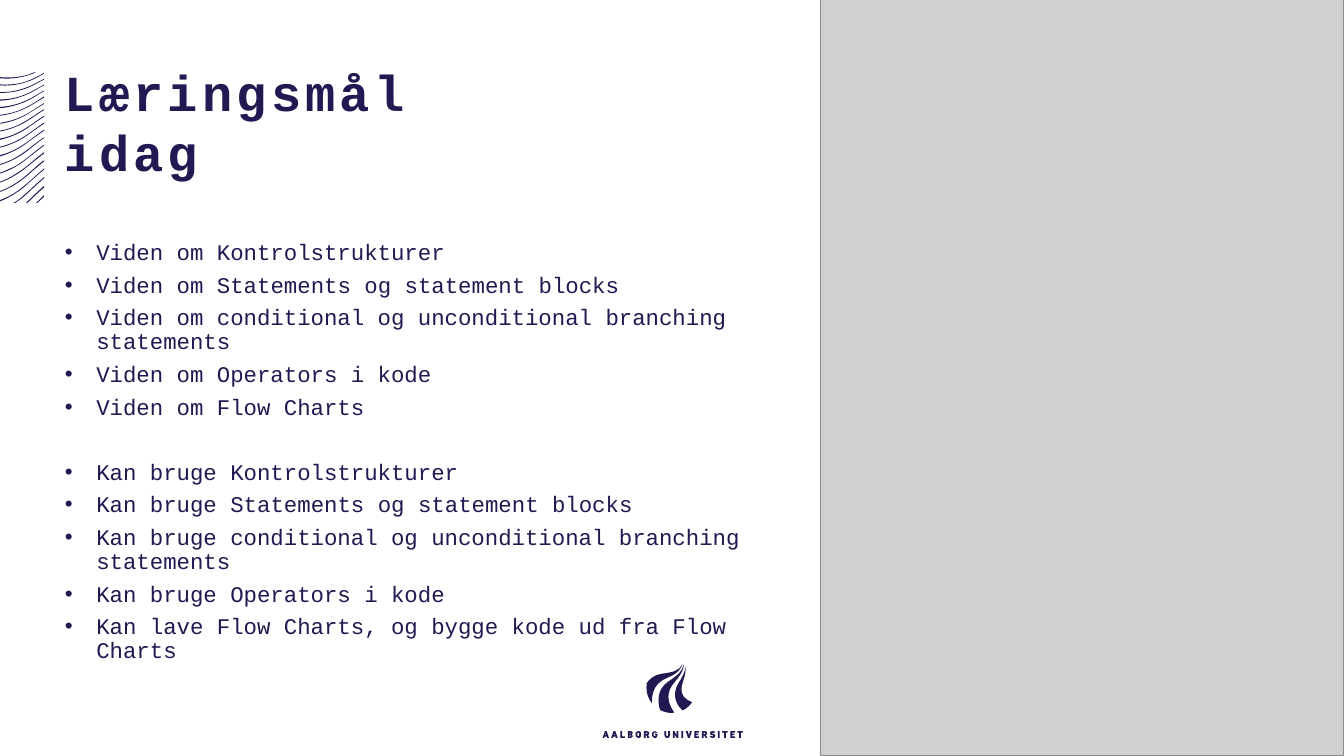
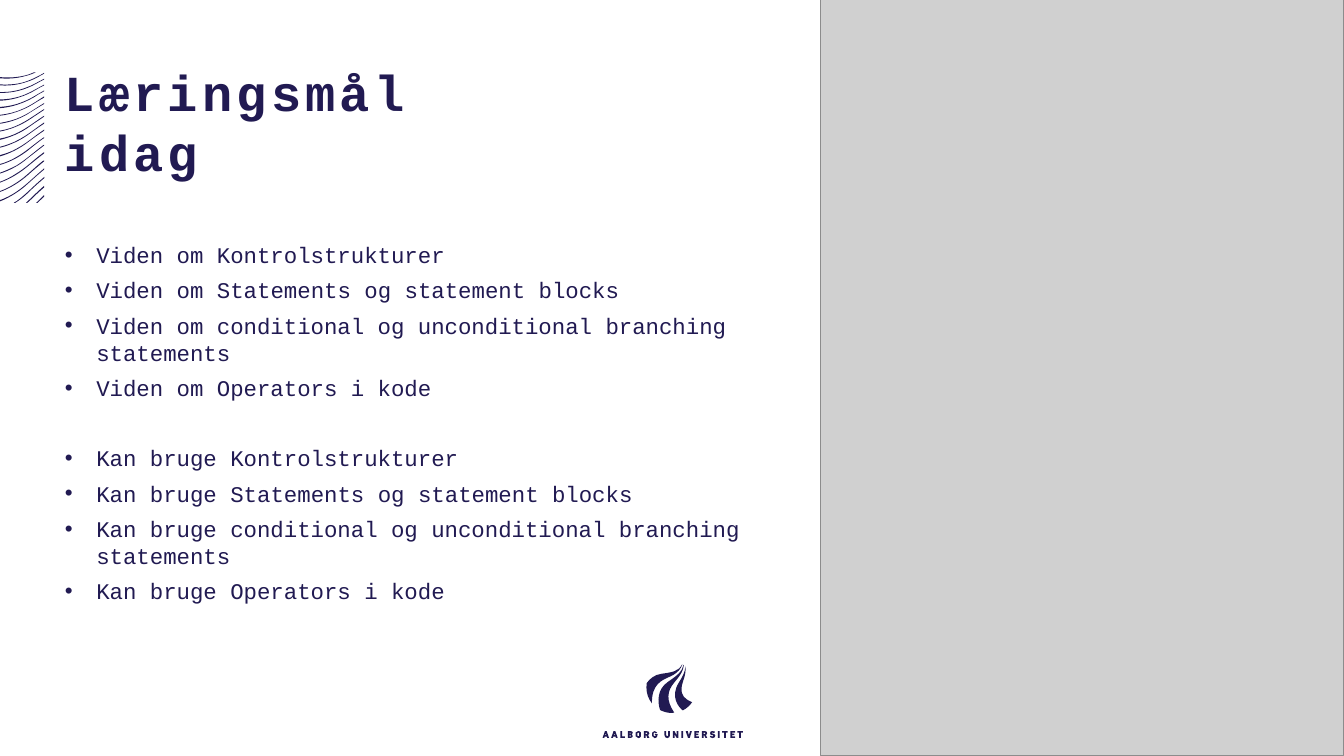
Before and after one commit to AAU-ST1-Programming/selective_kontrolstrukturer, a slide deck: slide 8 of selective_kontrolstrukturer.pptx. Drawn at 1344x756 pixels with LibreOffice and Linux fonts; fonts in the diff are those of the drawing; grey boxes stand for pictures. Boxes give left, top, right and bottom in pixels: in the first picture for what was removed or moved away, otherwise in the second. Text is boxed around its words. In the diff, an @@ line names an element or a change of style, - is before the commit and + after.

```diff
--- a/selective_kontrolstrukturer.pptx
+++ b/selective_kontrolstrukturer.pptx
@@ text "Viden om Kontrolstrukturer" at (96,247,740,604): line spacing 0.9 to 1 @@
@@ text at (96,399,364,416): paragraph removed @@
-• Viden om Flow Charts
@@ text at (96,618,726,659): paragraph removed @@
-• Kan lave Flow Charts, og bygge kode ud fra Flow Charts
```
Also in this commit, not shown: 2 other slides changed, 1 other file.
